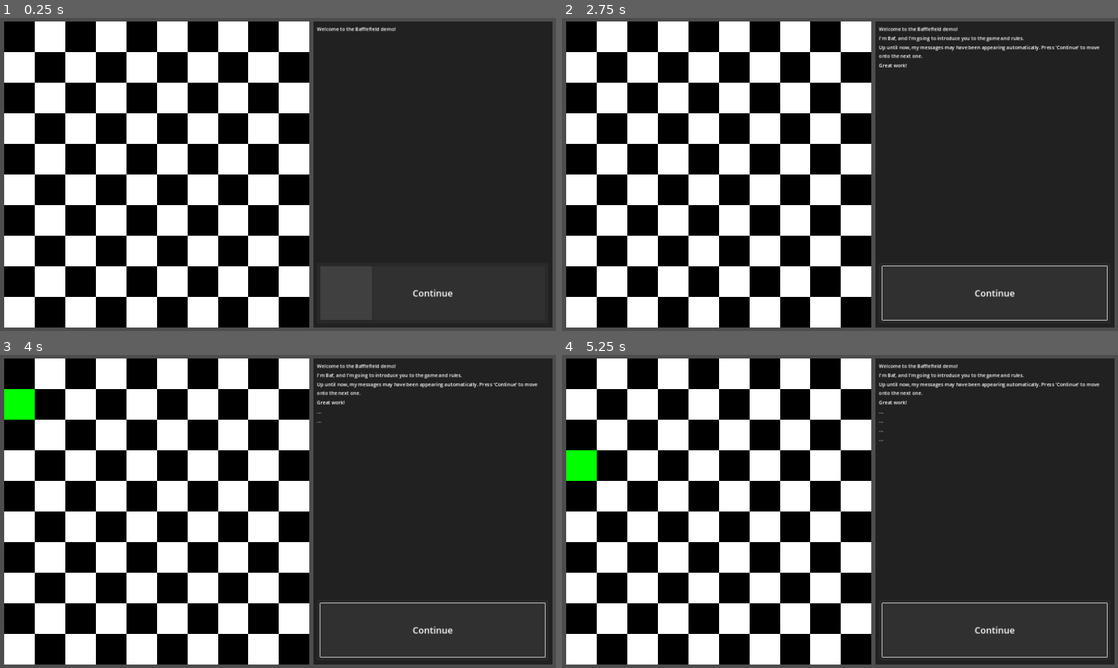
Above: before the commit, frames 1-4 (two rows, left to right).
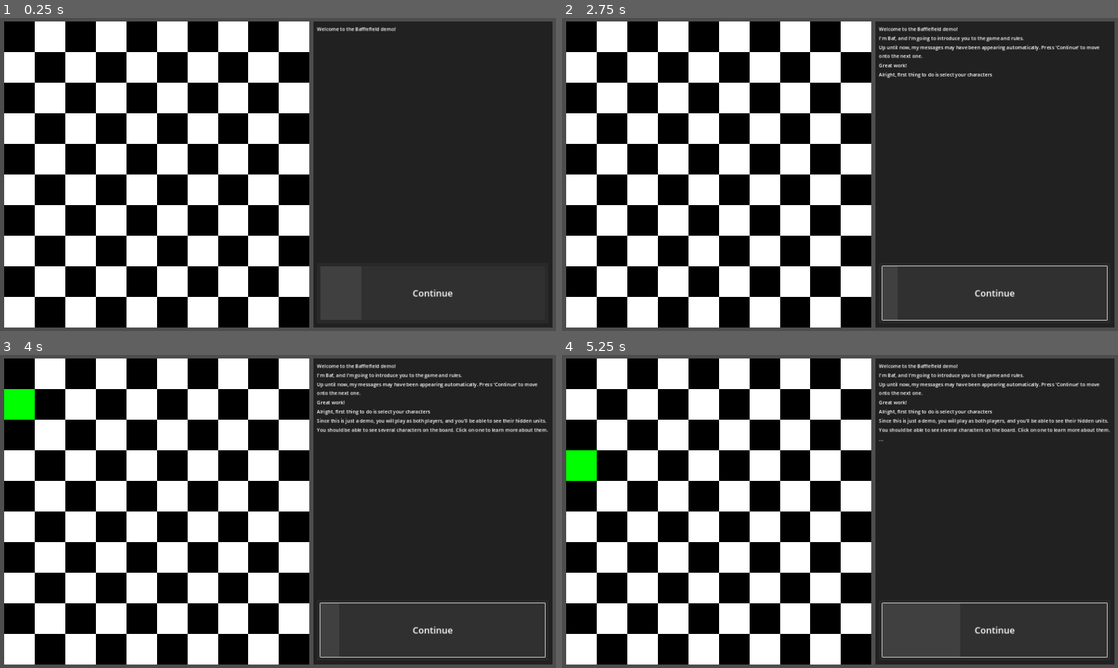
Above: after the commit, the same moments.

Repository: Taliesin268/Bafflefield
Game: Godot game, scene res://scenes/Bafflefield.tscn
Same seed, same stepped clock (60 frames per second), same inputs: the game is played once before the commit and once after it.
Inputs (mouse positions are in pixels of both pictures, inside the frame that each line leads up to):
- Up to frame 1 (0.25 s): no input
- Up to frame 2 (2.75 s): click "Continue" at 0.5 s; click "Continue" at 1.25 s; click "Continue" at 2 s
- Up to frame 3 (4 s): tap Enter at 2.75 s; move the mouse to (16, 373) at 2.77 s; click (16, 373) at 2.92 s; tap Space at 3.5 s; move the mouse to (16, 405) at 3.52 s; click (16, 405) at 3.67 s
- Up to frame 4 (5.25 s): tap Enter at 4.25 s; move the mouse to (578, 436) at 4.27 s; click (578, 436) at 4.42 s; tap Space at 5 s; move the mouse to (578, 464) at 5.02 s; click (578, 464) at 5.17 s

The runs differ from the first frame. In frame 2, 0.2% of the frame differs, in the area x 57-78%, y 17-20%; in frame 3, 0.9%; in frame 4, 0.9%, in the area x 57-99%, y 17-25%.
Error after the commit: Invalid call. Nonexistent function 'size' in base 'Nil'. (res://scripts/UI.gd:19)

Commit message:
prepared for character select

Diff:
--- /dev/null
+++ b/data/dialog/character_select_intro.json
@@ -0,0 +1,8 @@
+[
+	"Alright, first thing to do is select your characters",
+	"Since this is just a demo, you will play as both players, and you'll be able to see their hidden units.",
+	{
+		"message": "You should be able to see several characters on the board. Click on one to learn more about them.",
+		"event": "select_characters"
+	},
+]
--- a/scenes/Bafflefield.tscn
+++ b/scenes/Bafflefield.tscn
@@ -1,6 +1,7 @@
-[gd_scene load_steps=5 format=3 uid="uid://cv6vh4n52bicy"]
+[gd_scene load_steps=6 format=3 uid="uid://cv6vh4n52bicy"]
 
 [ext_resource type="Script" path="res://scripts/Bafflefield.gd" id="1_trxsj"]
+[ext_resource type="Script" path="res://scenes/Board.gd" id="2_r4sa0"]
 [ext_resource type="Script" path="res://scripts/UI.gd" id="2_rvp1y"]
 
 [sub_resource type="StyleBoxFlat" id="StyleBoxFlat_r8xy1"]
@@ -14,6 +15,7 @@
 
 [node name="Board" type="Node2D" parent="."]
 position = Vector2(62, 62)
+script = ExtResource("2_r4sa0")
 
 [node name="UI" type="Control" parent="."]
 layout_mode = 3
@@ -99,5 +101,7 @@
 wait_time = 5.0
 one_shot = true
 
+[connection signal="dialog_complete" from="UI" to="." method="_on_ui_dialog_complete"]
+[connection signal="dialog_event" from="UI" to="." method="_on_ui_dialog_event"]
 [connection signal="pressed" from="UI/Button" to="UI" method="_on_button_pressed"]
 [connection signal="timeout" from="UI/Button/ButtonTimer" to="UI" method="_on_button_timer_timeout"]
--- /dev/null
+++ b/scenes/Board.gd
@@ -0,0 +1,32 @@
+extends Node2D
+
+# CONSTANTS
+const CELL_SCENE = preload("res://scenes/cell.tscn")
+
+# PRIVATE VARIABLES
+var _cells = []
+var _selected_cell
+
+# BUILT-IN FUNCTIONS
+func _ready():
+	_create_board()
+
+# CONNECTED SIGNALS
+func _cell_clicked(cell):
+	if _selected_cell != null:
+		_selected_cell.set_selected(false)
+
+	cell.set_selected(true)
+	_selected_cell = cell
+
+# PRIVATE FUNCTIONS
+func _create_board():
+	for row in 10:
+		for column in 10:
+			var cell = CELL_SCENE.instantiate()
+			cell.row = row
+			cell.column = column
+			_cells.append(cell)
+			add_child(cell)
+
+			cell.clicked.connect(_cell_clicked.bind(cell))
--- a/scripts/Bafflefield.gd
+++ b/scripts/Bafflefield.gd
@@ -1,33 +1,19 @@
 extends Node2D
-
-# CONSTANTS
-const CELL_SCENE = preload("res://scenes/cell.tscn")
-
-# PRIVATE VARIABLES
-var _cells = []
-var _selected_cell
 
 # BUILT-IN FUNCTIONS
 func _ready():
-	_create_board()
+	$UI.load_dialog("introduction")
 
 # CONNECTED SIGNALS
-func _cell_clicked(cell):
-	print("Clicked (",cell.row,",",cell.column,")")
-	if _selected_cell != null:
-		_selected_cell.set_selected(false)
+func _on_ui_dialog_complete(dialog_name):
+	print("Dialog complete: ", dialog_name)
+	match dialog_name:
+		"introduction":
+			_start_character_select()
 
-	cell.set_selected(true)
-	_selected_cell = cell
+func _on_ui_dialog_event(event_name):
+	print("Dialog event triggered: ", event_name)
 
 # PRIVATE FUNCTIONS
-func _create_board():
-	for row in 10:
-		for column in 10:
-			var cell = CELL_SCENE.instantiate()
-			cell.row = row
-			cell.column = column
-			_cells.append(cell)
-			$Board.add_child(cell)
-
-			cell.clicked.connect(_cell_clicked.bind(cell))
+func _start_character_select():
+	$UI.load_dialog("character_select_intro", false)
--- a/scripts/UI.gd
+++ b/scripts/UI.gd
@@ -1,20 +1,25 @@
 extends Control
+
+# SIGNALS
+signal dialog_complete(dialog_name)
+signal dialog_event(event_name)
 
 # PRIVATE VARIABLES
 var _dialog
 var _current_message = 0
+var _dialog_name
 
 # BUILT-IN FUNCTIONS
-func _ready():
-	_load_dialog("introduction")
-	progress_dialog()
-
 func _process(delta):
 	if $Button/ButtonTimer.is_stopped(): return
 	$Button/TimeoutButton.value = $Button/ButtonTimer.time_left
 
 # CONNECTED SIGNALS
 func _on_button_pressed():
+	if _current_message == _dialog.size():
+		_dialog = null
+		_current_message = 0
+		dialog_complete.emit(_dialog_name)
 	progress_dialog()
 
 func _on_button_timer_timeout():
@@ -26,20 +31,26 @@
 		print_message("...")
 		return
 
+	print(_dialog[_current_message])
+
 	var message = "..."
 	if _dialog[_current_message] is String:
 		message = _dialog[_current_message]
 		set_button(_get_read_time(message))
+		print_message(message)
+		_current_message += 1
 	else:
 		message = _dialog[_current_message].message
-		set_button()
-	print_message(message)
+		if _dialog[_current_message].has("timeout") && _dialog[_current_message].timeout == false:
+			set_button()
+		else:
+			set_button(_get_read_time(message))
 
-	_current_message += 1
+		print_message(message)
+		_current_message += 1
 
-	if _current_message == _dialog.size():
-		_dialog = null
-		_current_message = 0
+		if _dialog[_current_message - 1].has("event"):
+			dialog_event.emit(_dialog[_current_message - 1].event)
 
 func print_message(message: String):
 	var label = Label.new()
@@ -57,17 +68,18 @@
 	$Button/ButtonLabel.text = text
 	$Button.disabled = !enabled
 
-# PRIVATE FUNCTIONS
-func _load_dialog(dialog_name: String):
+func load_dialog(dialog_name: String, progress: bool = true):
 	var dialog_file = FileAccess.open(str("res://data/dialog/",dialog_name,".json"), FileAccess.READ)
 	var json = JSON.new()
 	json.parse(dialog_file.get_as_text())
 	_dialog = json.data
+	_dialog_name = dialog_name
+	if progress:
+		progress_dialog()
 
-	print(_dialog)
-
+# PRIVATE FUNCTIONS
 func _get_read_time(text: String):
-	return _get_word_count(text) / 4
+	return float(_get_word_count(text)) / 4
 
 func _get_word_count(text: String):
 	var words = text.split(" ",false)
